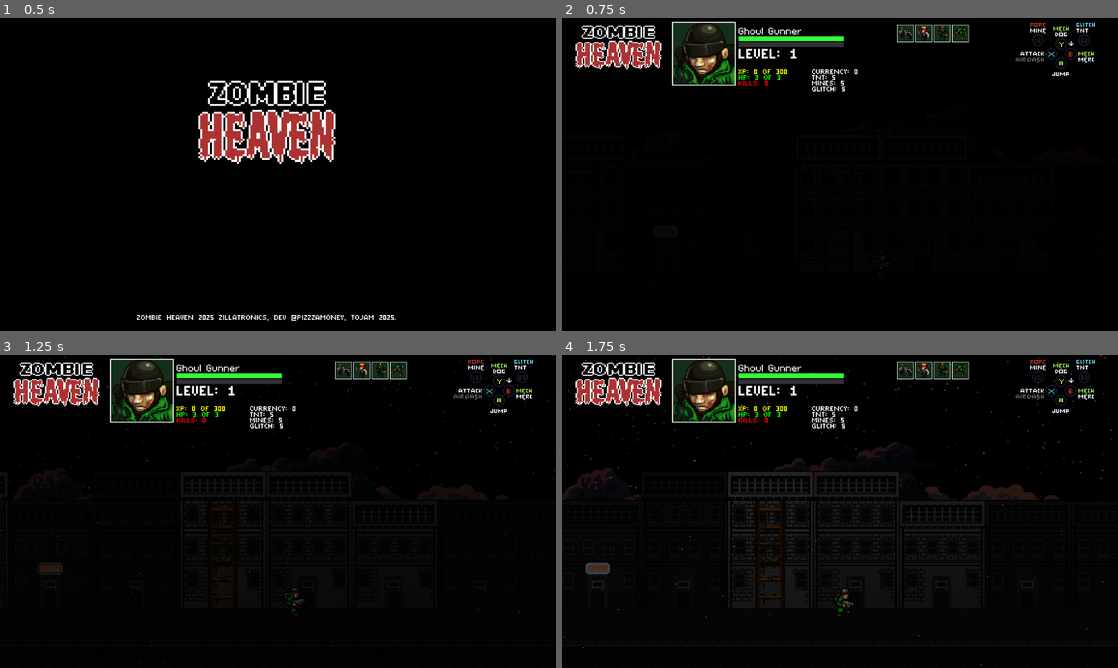
Above: before the commit, frames 1-4 (two rows, left to right).
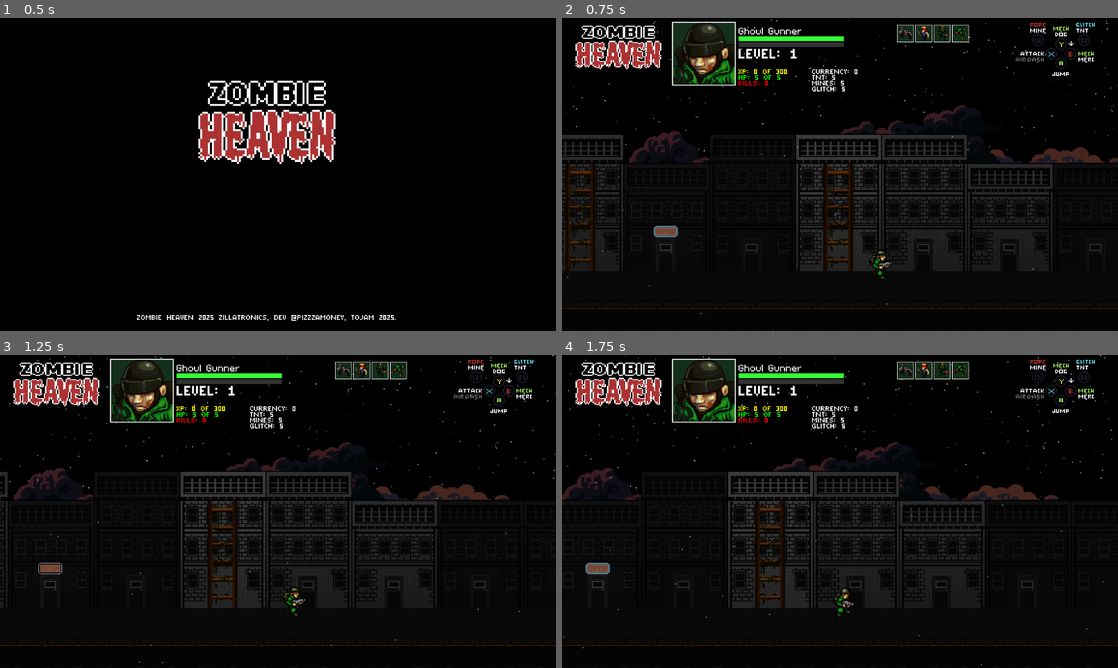
Above: after the commit, the same moments.

Repository: Tekknobot/ZombieSlug
Game: Godot game, scene res://Scenes/Titlescreen.tscn
Two runs of this game, one before a commit and one after it. Both use one fixed random seed, a clock stepped at 60 frames per second and the inputs below.
Inputs:
- Up to frame 1 (0.5 s): no input
- Up to frame 2 (0.75 s): tap Enter (ui_accept) at 0.5 s; hold Right (ui_right) from 0.53 s (still down)
- Up to frame 3 (1.25 s): keep holding Right (ui_right); tap Enter (ui_accept) at 0.77 s
- Up to frame 4 (1.75 s): release Right (ui_right) at 1.28 s; hold Down (ui_down) from 1.28 s (still down); tap Enter (ui_accept) at 1.52 s

Frame 1 is identical in both runs. In frame 2, 10% of the frame differs, in the area x 0-100%, y 0-100%; in frame 3, 5.9%; in frame 4, 1.0%.

Commit message:
Refactor.

Diff:
--- a/Scenes/Main.tscn
+++ b/Scenes/Main.tscn
@@ -112,6 +112,7 @@
 [node name="Level" type="Node2D"]
 
 [node name="Fader" type="CanvasLayer" parent="."]
+visible = false
 scale = Vector2(2, 2)
 transform = Transform2D(2, 0, 0, 2, 0, 0)
 script = ExtResource("2_5s4qg")
@@ -132,21 +133,8 @@
 script = ExtResource("3_xltqf")
 shake_magnitude = 4.0
 
-[node name="Soldier" parent="." instance=ExtResource("1_ac7of")]
-position = Vector2(98, 35)
-base_speed = 60.0
-initial_firerate = 1.0
-
-[node name="StarryNight" parent="Soldier" instance=ExtResource("10_eeh2b")]
-z_index = -1000
-position = Vector2(-20, -138)
-amount = 10000
-
-[node name="Rain" parent="Soldier" instance=ExtResource("26_rksku")]
-position = Vector2(0, -381)
-
-[node name="ZombieSpawner" type="Node2D" parent="Soldier"]
-position = Vector2(-98, -52)
+[node name="ZombieSpawner" type="Node2D" parent="Camera2D"]
+position = Vector2(98, 94)
 script = ExtResource("4_js2x2")
 base_spawn_interval = 1.0
 min_spawn_factor = 0.1
@@ -155,14 +143,27 @@
 zombie_scene = ExtResource("3_rbltb")
 sidewalk_chance = 0.25
 
-[node name="Point" type="Node2D" parent="Soldier/ZombieSpawner"]
-position = Vector2(-109, 42)
-
-[node name="Point2" type="Node2D" parent="Soldier/ZombieSpawner"]
-position = Vector2(-20, 42)
-
-[node name="Point3" type="Node2D" parent="Soldier/ZombieSpawner"]
-position = Vector2(158, 42)
+[node name="Point" type="Node2D" parent="Camera2D/ZombieSpawner"]
+position = Vector2(-89, 0)
+
+[node name="Point2" type="Node2D" parent="Camera2D/ZombieSpawner"]
+
+[node name="Point3" type="Node2D" parent="Camera2D/ZombieSpawner"]
+position = Vector2(178, 0)
+
+[node name="Soldier" parent="." instance=ExtResource("1_ac7of")]
+position = Vector2(98, 35)
+base_speed = 60.0
+initial_firerate = 1.0
+max_health = 5
+
+[node name="StarryNight" parent="Soldier" instance=ExtResource("10_eeh2b")]
+z_index = -1000
+position = Vector2(-20, -138)
+amount = 10000
+
+[node name="Rain" parent="Soldier" instance=ExtResource("26_rksku")]
+position = Vector2(0, -381)
 
 [node name="Music" type="AudioStreamPlayer2D" parent="Soldier"]
 position = Vector2(-98, -35)
--- a/Scenes/Sprites/block.tscn
+++ b/Scenes/Sprites/block.tscn
@@ -829,7 +829,7 @@
 modulate = Color(0.262932, 0.262932, 0.262932, 1)
 position = Vector2(0, 84)
 
-[node name="Tile86" type="StaticBody2D" parent="Floor/Street" groups=["Floor", "Street"]]
+[node name="Tile86" type="StaticBody2D" parent="Floor/Street" groups=["Street"]]
 z_index = -100
 position = Vector2(-336, 0)
 
@@ -841,7 +841,7 @@
 position = Vector2(0, 2)
 shape = SubResource("RectangleShape2D_kr8lm")
 
-[node name="Tile87" type="StaticBody2D" parent="Floor/Street" groups=["Floor", "Street"]]
+[node name="Tile87" type="StaticBody2D" parent="Floor/Street" groups=["Street"]]
 z_index = -100
 position = Vector2(-304, 0)
 
@@ -853,7 +853,7 @@
 position = Vector2(0, 2)
 shape = SubResource("RectangleShape2D_kr8lm")
 
-[node name="Tile88" type="StaticBody2D" parent="Floor/Street" groups=["Floor", "Street"]]
+[node name="Tile88" type="StaticBody2D" parent="Floor/Street" groups=["Street"]]
 z_index = -100
 position = Vector2(-272, 0)
 
@@ -865,7 +865,7 @@
 position = Vector2(0, 2)
 shape = SubResource("RectangleShape2D_kr8lm")
 
-[node name="Tile89" type="StaticBody2D" parent="Floor/Street" groups=["Floor", "Street"]]
+[node name="Tile89" type="StaticBody2D" parent="Floor/Street" groups=["Street"]]
 z_index = -100
 position = Vector2(-240, 0)
 
@@ -877,7 +877,7 @@
 position = Vector2(0, 2)
 shape = SubResource("RectangleShape2D_kr8lm")
 
-[node name="Tile90" type="StaticBody2D" parent="Floor/Street" groups=["Floor", "Street"]]
+[node name="Tile90" type="StaticBody2D" parent="Floor/Street" groups=["Street"]]
 z_index = -100
 position = Vector2(-208, 0)
 
@@ -889,7 +889,7 @@
 position = Vector2(0, 2)
 shape = SubResource("RectangleShape2D_kr8lm")
 
-[node name="Tile91" type="StaticBody2D" parent="Floor/Street" groups=["Floor", "Street"]]
+[node name="Tile91" type="StaticBody2D" parent="Floor/Street" groups=["Street"]]
 z_index = -100
 position = Vector2(-176, 0)
 
@@ -901,7 +901,7 @@
 position = Vector2(0, 2)
 shape = SubResource("RectangleShape2D_kr8lm")
 
-[node name="Tile92" type="StaticBody2D" parent="Floor/Street" groups=["Floor", "Street"]]
+[node name="Tile92" type="StaticBody2D" parent="Floor/Street" groups=["Street"]]
 z_index = -100
 position = Vector2(-144, 0)
 
@@ -913,7 +913,7 @@
 position = Vector2(0, 2)
 shape = SubResource("RectangleShape2D_kr8lm")
 
-[node name="Tile93" type="StaticBody2D" parent="Floor/Street" groups=["Floor", "Street"]]
+[node name="Tile93" type="StaticBody2D" parent="Floor/Street" groups=["Street"]]
 z_index = -100
 position = Vector2(-112, 0)
 
@@ -925,7 +925,7 @@
 position = Vector2(0, 2)
 shape = SubResource("RectangleShape2D_kr8lm")
 
-[node name="Tile94" type="StaticBody2D" parent="Floor/Street" groups=["Floor", "Street"]]
+[node name="Tile94" type="StaticBody2D" parent="Floor/Street" groups=["Street"]]
 z_index = -100
 position = Vector2(-80, 0)
 
@@ -937,7 +937,7 @@
 position = Vector2(0, 2)
 shape = SubResource("RectangleShape2D_kr8lm")
 
-[node name="Tile95" type="StaticBody2D" parent="Floor/Street" groups=["Floor", "Street"]]
+[node name="Tile95" type="StaticBody2D" parent="Floor/Street" groups=["Street"]]
 z_index = -100
 position = Vector2(-48, 0)
 
@@ -949,7 +949,7 @@
 position = Vector2(0, 2)
 shape = SubResource("RectangleShape2D_kr8lm")
 
-[node name="Tile96" type="StaticBody2D" parent="Floor/Street" groups=["Floor", "Street"]]
+[node name="Tile96" type="StaticBody2D" parent="Floor/Street" groups=["Street"]]
 z_index = -100
 position = Vector2(-16, 0)
 
@@ -961,7 +961,7 @@
 position = Vector2(0, 2)
 shape = SubResource("RectangleShape2D_kr8lm")
 
-[node name="Tile97" type="StaticBody2D" parent="Floor/Street" groups=["Floor", "Street"]]
+[node name="Tile97" type="StaticBody2D" parent="Floor/Street" groups=["Street"]]
 z_index = -100
 position = Vector2(16, 0)
 
@@ -973,7 +973,7 @@
 position = Vector2(0, 2)
 shape = SubResource("RectangleShape2D_kr8lm")
 
-[node name="Tile98" type="StaticBody2D" parent="Floor/Street" groups=["Floor", "Street"]]
+[node name="Tile98" type="StaticBody2D" parent="Floor/Street" groups=["Street"]]
 z_index = -100
 position = Vector2(48, 0)
 
@@ -985,7 +985,7 @@
 position = Vector2(0, 2)
 shape = SubResource("RectangleShape2D_kr8lm")
 
-[node name="Tile99" type="StaticBody2D" parent="Floor/Street" groups=["Floor", "Street"]]
+[node name="Tile99" type="StaticBody2D" parent="Floor/Street" groups=["Street"]]
 z_index = -100
 position = Vector2(80, 0)
 
@@ -997,7 +997,7 @@
 position = Vector2(0, 2)
 shape = SubResource("RectangleShape2D_kr8lm")
 
-[node name="Tile100" type="StaticBody2D" parent="Floor/Street" groups=["Floor", "Street"]]
+[node name="Tile100" type="StaticBody2D" parent="Floor/Street" groups=["Street"]]
 z_index = -100
 position = Vector2(112, 0)
 
@@ -1009,7 +1009,7 @@
 position = Vector2(0, 2)
 shape = SubResource("RectangleShape2D_kr8lm")
 
-[node name="Tile101" type="StaticBody2D" parent="Floor/Street" groups=["Floor", "Street"]]
+[node name="Tile101" type="StaticBody2D" parent="Floor/Street" groups=["Street"]]
 z_index = -100
 position = Vector2(144, 0)
 
@@ -1021,7 +1021,7 @@
 position = Vector2(0, 2)
 shape = SubResource("RectangleShape2D_kr8lm")
 
-[node name="Tile102" type="StaticBody2D" parent="Floor/Street" groups=["Floor", "Street"]]
+[node name="Tile102" type="StaticBody2D" parent="Floor/Street" groups=["Street"]]
 z_index = -100
 position = Vector2(176, 0)
 
@@ -1033,7 +1033,7 @@
 position = Vector2(0, 2)
 shape = SubResource("RectangleShape2D_kr8lm")
 
-[node name="Tile103" type="StaticBody2D" parent="Floor/Street" groups=["Floor", "Street"]]
+[node name="Tile103" type="StaticBody2D" parent="Floor/Street" groups=["Street"]]
 z_index = -100
 position = Vector2(208, 0)
 
@@ -1045,7 +1045,7 @@
 position = Vector2(0, 2)
 shape = SubResource("RectangleShape2D_kr8lm")
 
-[node name="Tile104" type="StaticBody2D" parent="Floor/Street" groups=["Floor", "Street"]]
+[node name="Tile104" type="StaticBody2D" parent="Floor/Street" groups=["Street"]]
 z_index = -100
 position = Vector2(240, 0)
 
@@ -1057,7 +1057,7 @@
 position = Vector2(0, 2)
 shape = SubResource("RectangleShape2D_kr8lm")
 
-[node name="Tile105" type="StaticBody2D" parent="Floor/Street" groups=["Floor", "Street"]]
+[node name="Tile105" type="StaticBody2D" parent="Floor/Street" groups=["Street"]]
 z_index = -100
 position = Vector2(272, 0)
 
@@ -1069,7 +1069,7 @@
 position = Vector2(0, 2)
 shape = SubResource("RectangleShape2D_kr8lm")
 
-[node name="Tile106" type="StaticBody2D" parent="Floor/Street" groups=["Floor", "Street"]]
+[node name="Tile106" type="StaticBody2D" parent="Floor/Street" groups=["Street"]]
 z_index = -100
 position = Vector2(304, 0)
 
@@ -1081,7 +1081,7 @@
 position = Vector2(0, 2)
 shape = SubResource("RectangleShape2D_kr8lm")
 
-[node name="Tile107" type="StaticBody2D" parent="Floor/Street" groups=["Floor", "Street"]]
+[node name="Tile107" type="StaticBody2D" parent="Floor/Street" groups=["Street"]]
 z_index = -100
 position = Vector2(336, 0)
 
@@ -1093,7 +1093,7 @@
 position = Vector2(0, 2)
 shape = SubResource("RectangleShape2D_kr8lm")
 
-[node name="Tile108" type="StaticBody2D" parent="Floor/Street" groups=["Floor", "Street"]]
+[node name="Tile108" type="StaticBody2D" parent="Floor/Street" groups=["Street"]]
 z_index = -100
 position = Vector2(368, 0)
 
@@ -1105,7 +1105,7 @@
 position = Vector2(0, 2)
 shape = SubResource("RectangleShape2D_kr8lm")
 
-[node name="Tile109" type="StaticBody2D" parent="Floor/Street" groups=["Floor", "Street"]]
+[node name="Tile109" type="StaticBody2D" parent="Floor/Street" groups=["Street"]]
 z_index = -100
 position = Vector2(400, 0)
 
@@ -1117,7 +1117,7 @@
 position = Vector2(0, 2)
 shape = SubResource("RectangleShape2D_kr8lm")
 
-[node name="Tile110" type="StaticBody2D" parent="Floor/Street" groups=["Floor", "Street"]]
+[node name="Tile110" type="StaticBody2D" parent="Floor/Street" groups=["Street"]]
 z_index = -100
 position = Vector2(432, 0)
 
@@ -1129,7 +1129,7 @@
 position = Vector2(0, 2)
 shape = SubResource("RectangleShape2D_kr8lm")
 
-[node name="Tile111" type="StaticBody2D" parent="Floor/Street" groups=["Floor", "Street"]]
+[node name="Tile111" type="StaticBody2D" parent="Floor/Street" groups=["Street"]]
 z_index = -100
 position = Vector2(464, 0)
 
--- a/Scenes/Sprites/zombie.tscn
+++ b/Scenes/Sprites/zombie.tscn
@@ -246,3 +246,6 @@
 offset_bottom = -35.0
 theme_override_fonts/font = ExtResource("45_r0rwi")
 text = "3HP"
+
+[node name="GroundCheck" type="RayCast2D" parent="."]
+target_position = Vector2(0, 8)
--- a/Scripts/zombie.gd
+++ b/Scripts/zombie.gd
@@ -154,6 +154,13 @@
 
 	move_and_slide()
 
+	# ——— NEW: despawn on any collision with “Street” ———
+	for i in range(get_slide_collision_count()):
+		var col = get_slide_collision(i).get_collider()
+		if col and col.is_in_group("Street"):
+			queue_free()
+			return
+
 func _on_attack_timeout() -> void:
 	for p in get_tree().get_nodes_in_group("Player"):
 		if p is CharacterBody2D and p.has_method("take_damage"):
